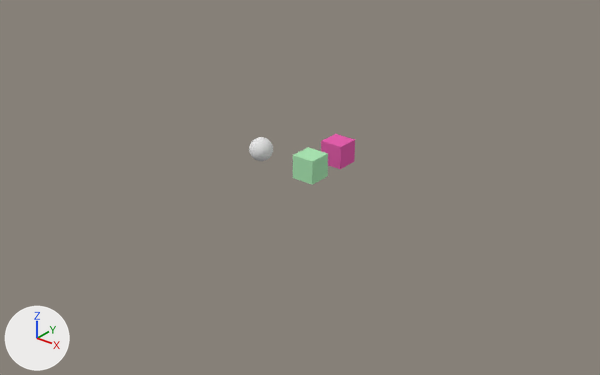
Two versions of the Blender file regression_test_suite/scenes/DoubleSidedThin.blend, one commit apart.
Both versions are drawn from a camera (50 mm lens) standing at (39.7, -48.5, 28.2) and looking at (0.1, 0.9, -2.5). Arrows for +X, +Y and +Z are at lower left; the lights stay in place.
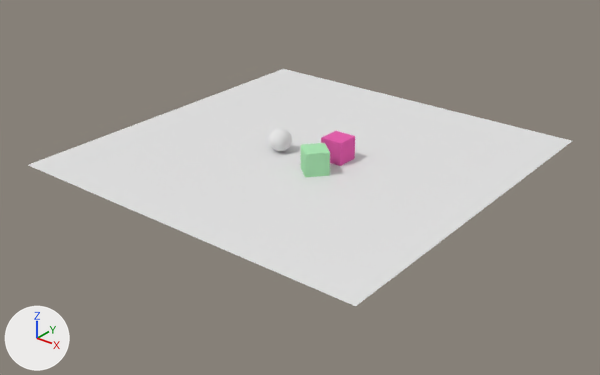
Where the change shows, as pixel boxes (x1, y1, x2, y2) in the pictures (600 x 375 px):
'Plane', added: after (28, 69, 572, 306)
'Cube', moved, turned: before (293, 147, 328, 185); after (301, 143, 330, 177)
'Cube.001', moved: before (321, 134, 355, 169); after (321, 131, 355, 166)
'Sphere', moved: before (249, 137, 273, 161); after (269, 128, 292, 152)

Edits to the bpy script that builds the scene:
```text
Add me_plane:
    me_plane.from_pydata([(1.0, -1.0, 0.0), (-1.0, -1.0, 0.0), (1.0, 1.0, 0.0), (-1.0, 1.0, 0.0)], [], [(1, 0, 2, 3)])
Change ob_cube_001:
    ob_cube_001.location: (2.38, 3.1, 0.71) -> (2.38, 3.1, 1.0)
Change ob_cube:
    ob_cube.location: (2.38, -0.63, 0.71) -> (2.38, 0.0, 1.0)
    ob_cube.rotation_euler: (0.0, 0.0, 0.0) -> (0.0, 0.0, -0.706)  # degrees (0, 0, 0) -> degrees (0, 0, -40)
Change ob_sphere:
    ob_sphere.location: (-2.5, -0.99, 0.97) -> (-2.5, 1.49, 1.0)
Add ob_plane:
    ob_plane = bpy.data.objects.new('Plane', me_plane)
    ob_plane.location = (-0.35, 2.69, 0.0)
    ob_plane.scale = (16.5, 16.5, 16.5)
```
